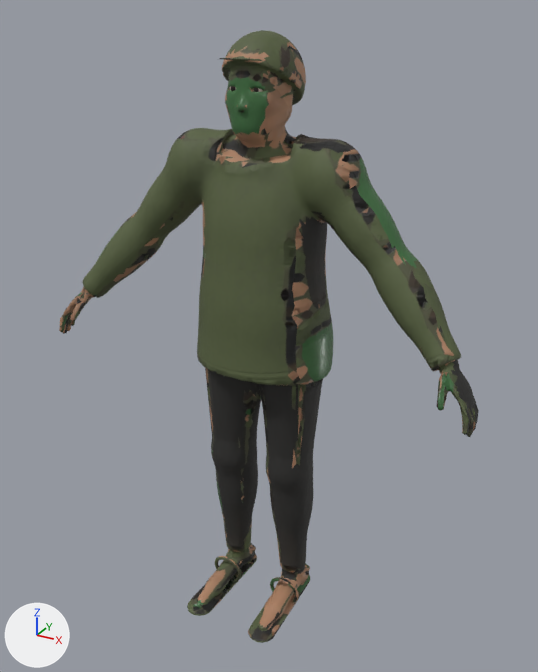
An edit to the glTF model assets/models/npc/ped_xeom.glb, drawn before and after from the same camera.
Camera for both pictures: a 50 mm camera at (0.967, -1.722, 1.756) aimed at (0.023, -0.005, 0.898). The lights are fixed; the arrows at lower left show +X, +Y and +Z. The first picture is the older version. Vertices at exactly the same position are counted once.

Names of what the first picture shows: 'Body' and 1 more.
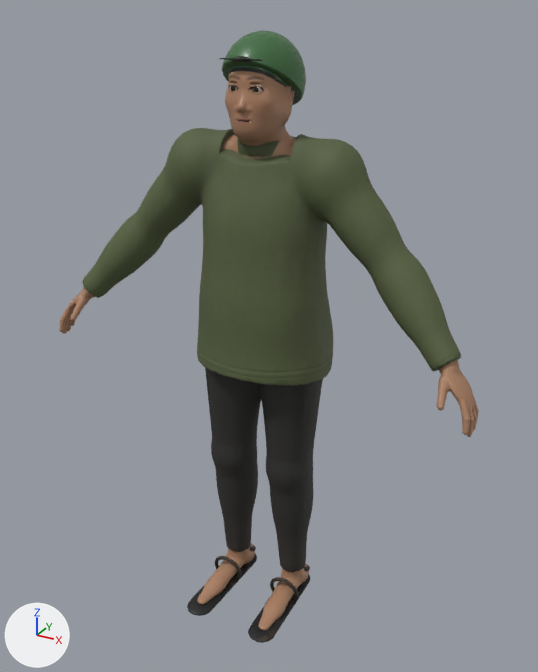
Scene script edits in JSON lines:
```json
{"block": "me_ped_xeom_body", "where": "me_ped_xeom_body.from_pydata(...)  # 7494 vertices, 15000 faces; spans x -0.65..0.65, y -0.26..0.17, z -0.01..1.71"}
{"block": "me_ped_xeom_body", "where": "# used by ob_body; location = (0.0, 0.0, 0.0)"}
{"block": "me_ped_xeom_body", "change": "me_ped_xeom_body part 1: 75 vertices moved within x -0.37..0.65, y -0.14..0.07, z 0.82..1.65; 198 vertices removed from x -0.43..0.63, y -0.14..0.12, z 0.83..1.71; 214 vertices added at x -0.42..0.42, y -0.12..0.11, z 0.99..1.7"}
{"block": "me_ped_xeom_body", "change": "me_ped_xeom_body part 2: 10028 kept faces spanning x -0.65..0.65, y -0.26..0.17, z -0.01..1.71 get new texture (UV) coordinates"}
```

Where the change shows, as pixel boxes (x1, y1, x2, y2) in the pictures (538 x 672 px; the box of a moved part takes in the faces that stretch with it):
```json
{"part": 1, "of": "me_ped_xeom_body", "change": "moved or reshaped", "before": [134, 31, 477, 437], "after": [134, 31, 477, 437]}
{"part": 2, "of": "me_ped_xeom_body", "change": "surface changed", "before": [59, 30, 479, 643], "after": [59, 30, 479, 643]}
```
